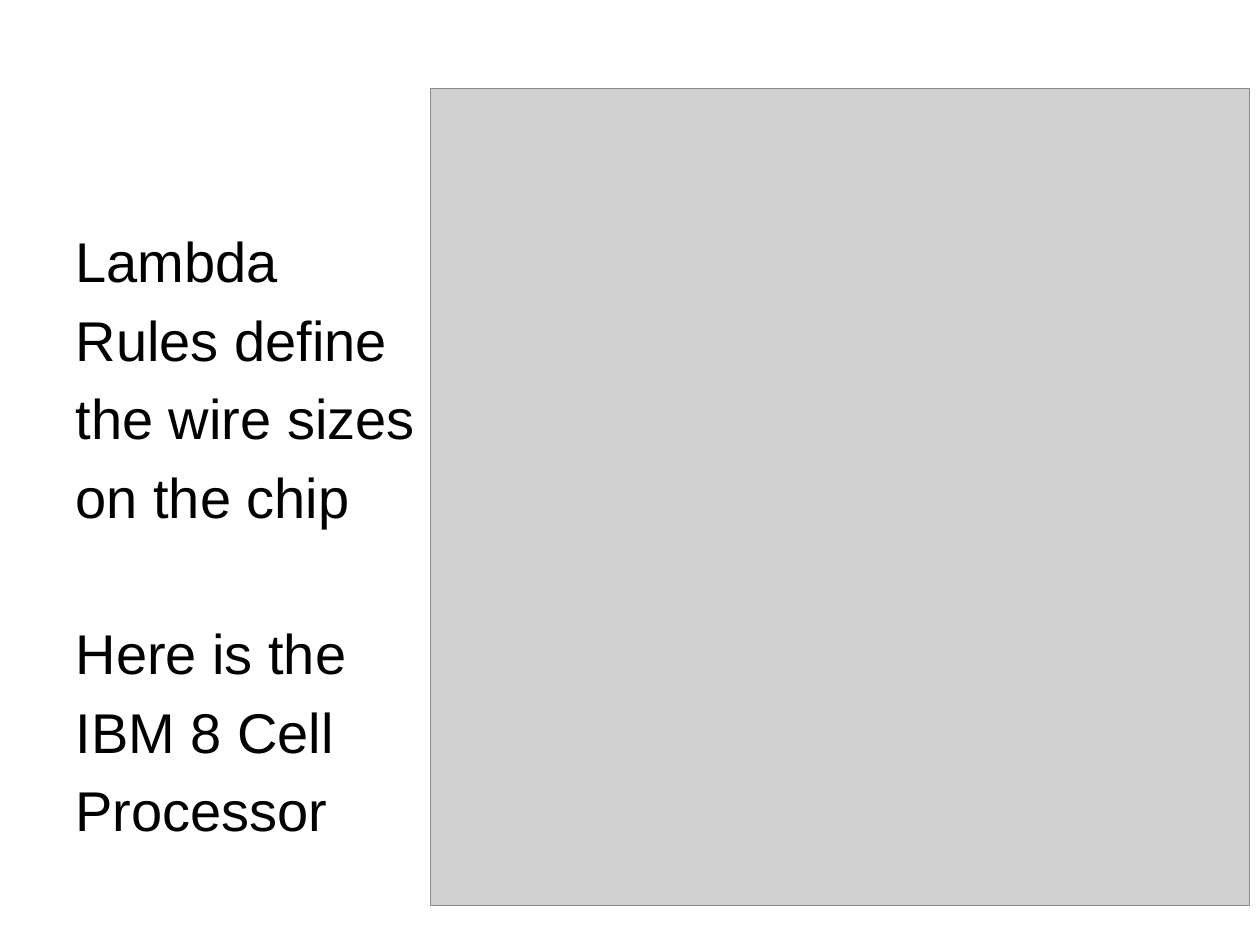
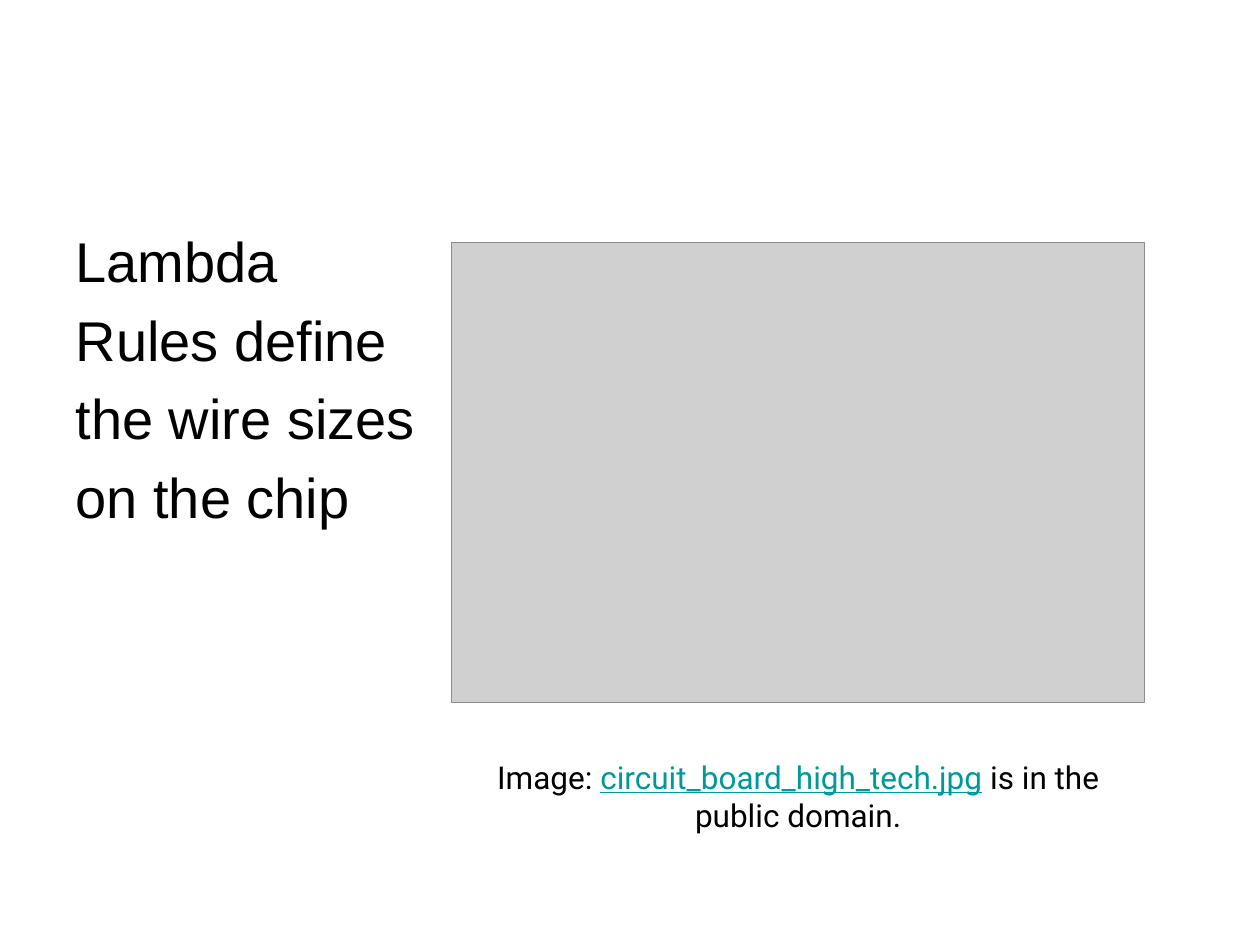
Before and after one commit to shodor-education/petascale-semester-curriculum, a slide deck: slide 13 of units/8/lessons/1/resources/petascale-lesson-8.1-slides.pptx. Drawn at 1260x945 pixels with LibreOffice and Linux fonts; fonts in the diff are those of the drawing; grey boxes stand for pictures. Boxes give left, top, right and bottom in pixels: in the first picture for what was removed or moved away, otherwise in the second. Text is boxed around its words. In the diff, an @@ line names an element or a change of style, - is before the commit and + after.

```diff
--- a/units/8/lessons/1/resources/petascale-lesson-8.1-slides.pptx
+++ b/units/8/lessons/1/resources/petascale-lesson-8.1-slides.pptx
@@ picture removed at (431, 88, 1250, 906) @@
@@ picture added at (451, 243, 1144, 703) @@
@@ text at (76, 633, 346, 832): paragraphs removed @@
-Here is the
-IBM 8 Cell
-Processor
@@ text added at (497, 765, 1099, 834), 18 pt, text #009999, underline @@
+Image: circuit_board_high_tech.jpg is in the public domain.
```
Also in this commit, not shown: 2 other slides changed, 2 slides added, 4 slides removed, 2 other files.
